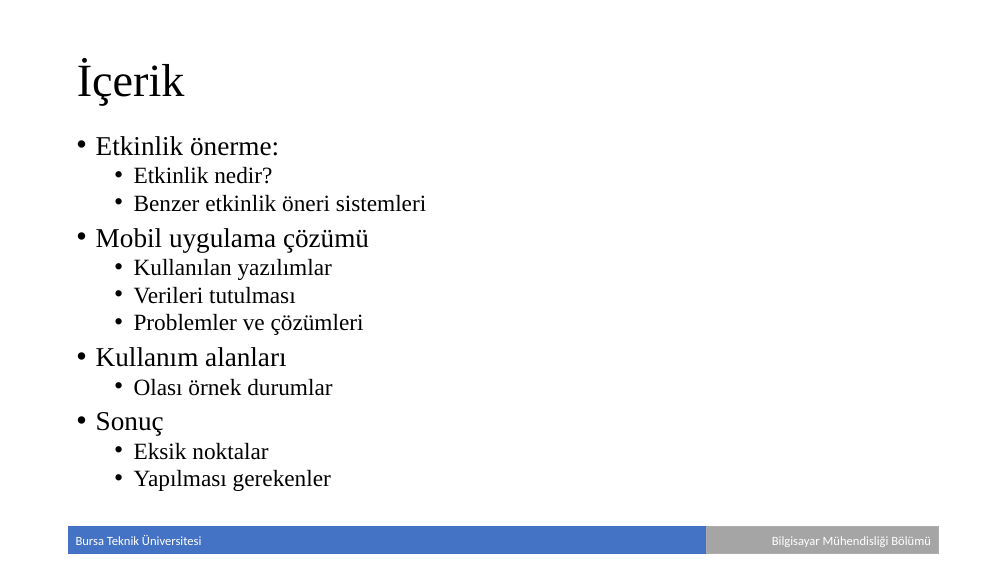
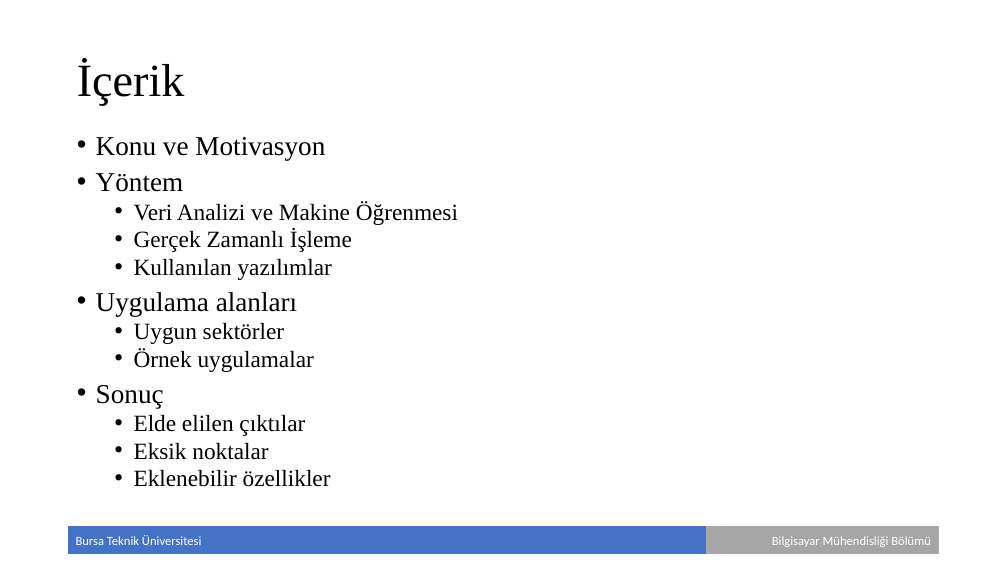
Before and after one commit to selcuksan/bitirme-projesi, a slide deck: slide 3 of documentation/Bitirme Çalışması - Sunum.pptx (slide 4 before the commit). Drawn at 1008x567 pixels with LibreOffice and Linux fonts; fonts in the diff are those of the drawing; background and template pictures are left out. Boxes give left, top, right and bottom in pixels: in the first picture for what was removed or moved away, otherwise in the second. Text is boxed around its words. In the diff, an @@ line names an element or a change of style, - is before the commit and + after.

```diff
--- a/documentation/Bitirme Çalışması - Sunum.pptx
+++ b/documentation/Bitirme Çalışması - Sunum.pptx
@@ text at [96,137,458,252]: text changed @@
-• Etkinlik önerme:
-  • Etkinlik nedir?
-  • Benzer etkinlik öneri sistemleri
-• Mobil uygulama çözümü
+• Konu ve Motivasyon
+• Yöntem
+  • Veri Analizi ve Makine Öğrenmesi
+  • Gerçek Zamanlı İşleme
@@ text at [96,292,314,372]: text changed @@
-  • Verileri tutulması
-  • Problemler ve çözümleri
-• Kullanım alanları
-  • Olası örnek durumlar
+• Uygulama alanları
+  • Uygun sektörler
+  • Örnek uygulamalar
@@ text at [134,414,305,436]: paragraph added @@
+  • Elde elilen çıktılar
@@ text at [134,469,331,487]: text changed @@
-  • Yapılması gerekenler
+  • Eklenebilir özellikler
```
Also in this commit, not shown: 2 other slides changed, 4 slides added, 3 slides removed, 6 other files.
